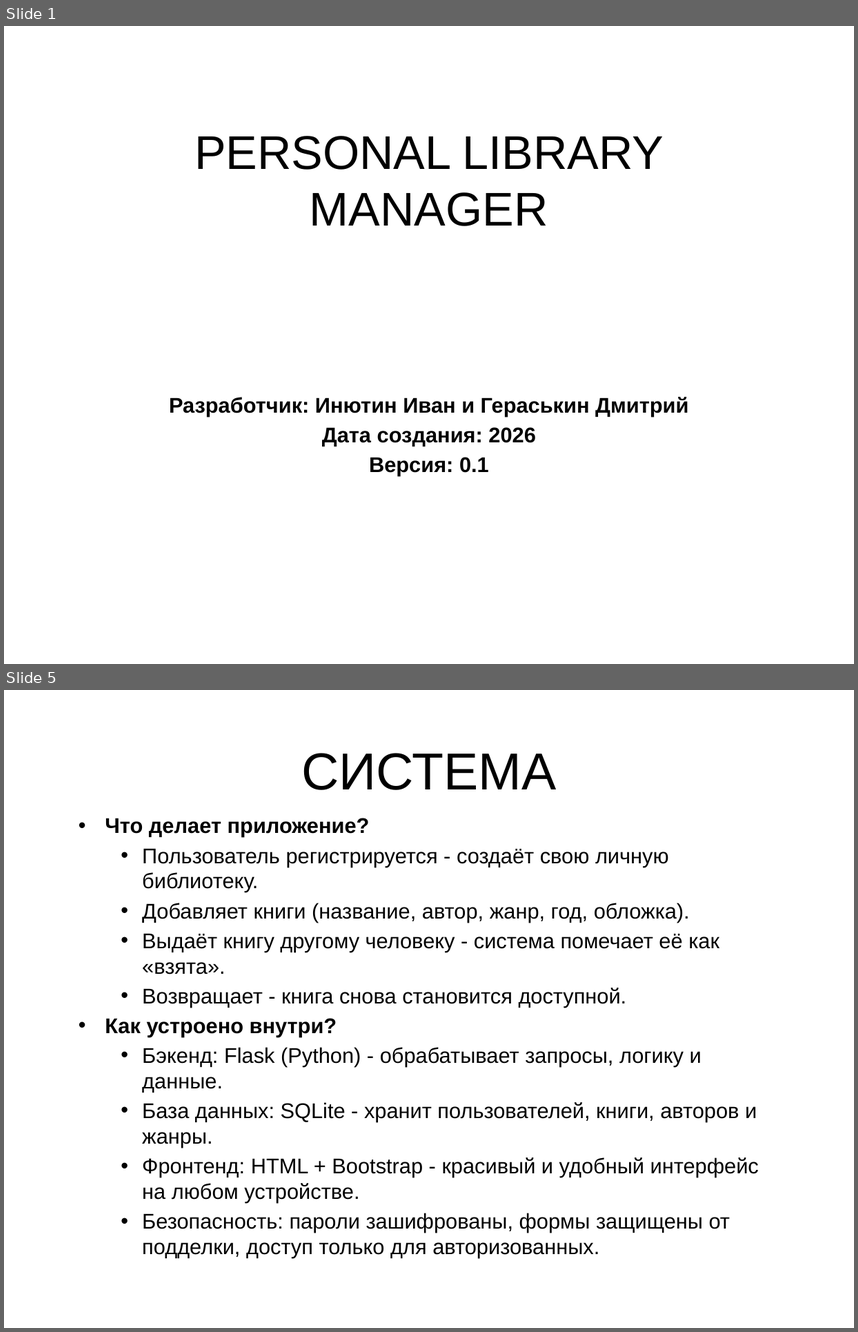
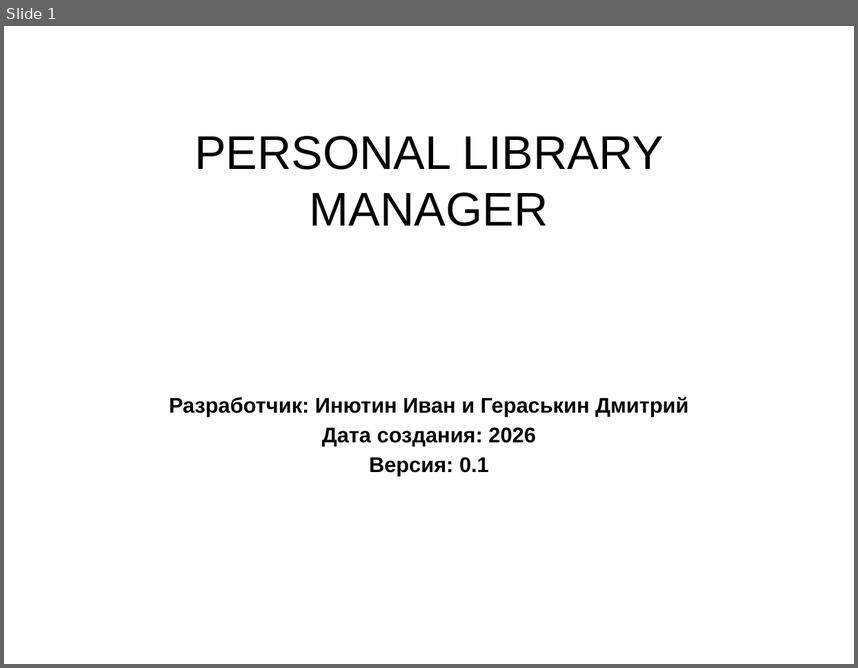
Before and after one commit to VY-Team-V/YL_Project, a slide deck: Personal Library Manager.pptx. Shown one above the other, each under a label of ours: slides 1 and 5 before the commit, slide 1 after it; the slides between them are not shown. The pictures are 858x1332 and 858x668 pixels, drawn with LibreOffice and Linux fonts; fonts in the diff are those of the drawing. Boxes give left, top, right and bottom in pixels: in the first picture for what was removed or moved away, otherwise in the second. Text is boxed around its words. In the diff, an @@ line names an element or a change of style, - is before the commit and + after.

```diff
--- a/Personal Library Manager.pptx
+++ b/Personal Library Manager.pptx
@@ slide 5 removed at (4,690,854,1328), background #FFFFFF @@
@@ title removed at (301,753,556,790) @@
-СИСТЕМА
@@ text removed at (105,818,759,1232) @@
-  • Что делает приложение?
-    • Пользователь регистрируется - создаёт свою личную библиотеку.
-    • Добавляет книги (название, автор, жанр, год, обложка).
-    • Выдаёт книгу другому человеку - система помечает её как «взята».
-    • Возвращает - книга снова становится доступной.
-  • Как устроено внутри?
-    • Бэкенд: Flask (Python) - обрабатывает запросы, логику и данные.
-    • База данных: SQLite - хранит пользователей, книги, авторов и жанры.
-    • Фронтенд: HTML + Bootstrap - красивый и удобный интерфейс на любом устройстве.
-    • Безопасность: пароли зашифрованы, формы защищены от подделки, доступ только для авторизованных.
```
Also in this commit, not shown: 2 slides changed, 4 slides added, 2 other slides removed, 1 other file.
